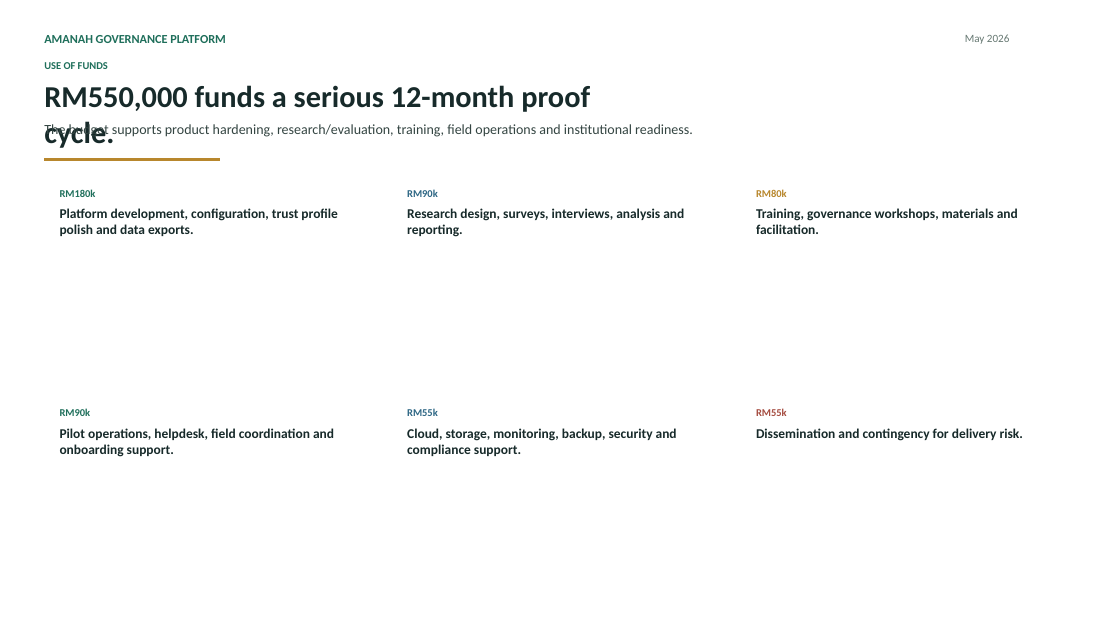
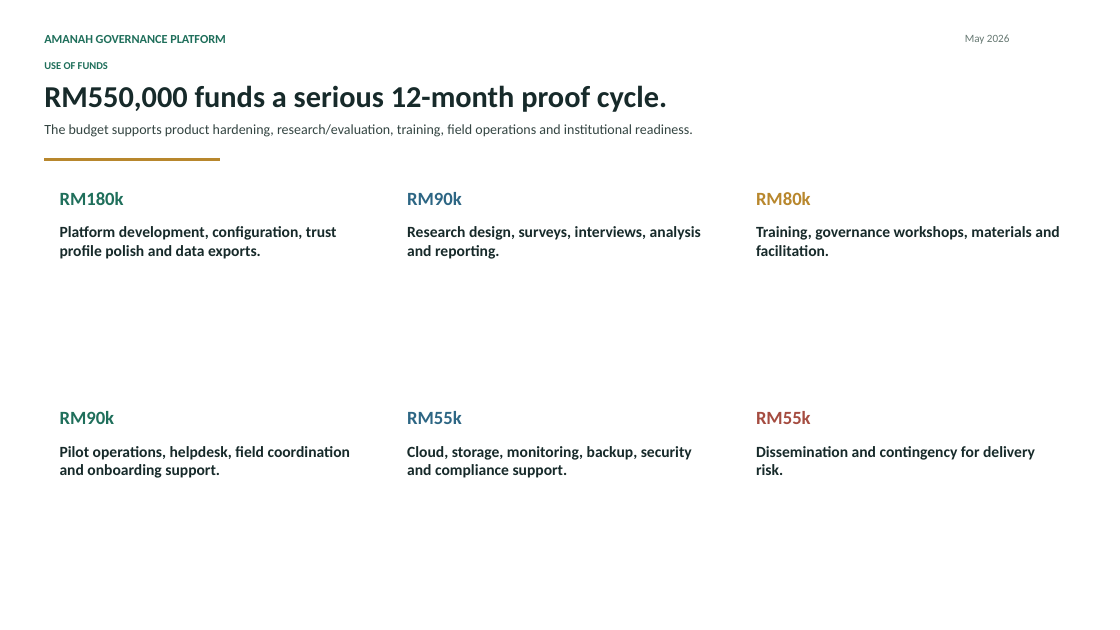
Before and after one commit to EffortEdutech/AmanahGP, a slide deck: slide 11 of docs/pitch/2026-05-08-0645pm-usm/AGP_USM_OrgBehaviour_Pitch_Deck_reformatted.pptx. Drawn at 1120x630 pixels with LibreOffice and Linux fonts; fonts in the diff are those of the drawing. Boxes give left, top, right and bottom in pixels: in the first picture for what was removed or moved away, otherwise in the second. Text is boxed around its words. In the diff, an @@ line names an element or a change of style, - is before the commit and + after.

```diff
--- a/docs/pitch/2026-05-08-0645pm-usm/AGP_USM_OrgBehaviour_Pitch_Deck_reformatted.pptx
+++ b/docs/pitch/2026-05-08-0645pm-usm/AGP_USM_OrgBehaviour_Pitch_Deck_reformatted.pptx
@@ text "RM550,000 funds a serious 12-month ..." rewrapped from (44,85,590,148) to (44,85,667,112) @@
@@ size 13.5 to 24 pt in 6 elements at (60,192,124,205), (407,192,462,205), (756,192,811,205), (60,411,115,424), (407,411,462,424), (756,411,811,424) @@
@@ 6 texts: place and size @@
-6 texts at (60,208,1023,457)
+6 texts at (60,226,1059,478)
@@ size 17.2 to 20 pt in 6 elements at (407,446,692,478), (60,226,337,259), (407,226,701,259), (756,226,1059,256), (60,446,350,478), (756,446,1035,475) @@
```
Also in this commit, not shown: 11 other slides changed, 18 other files.
